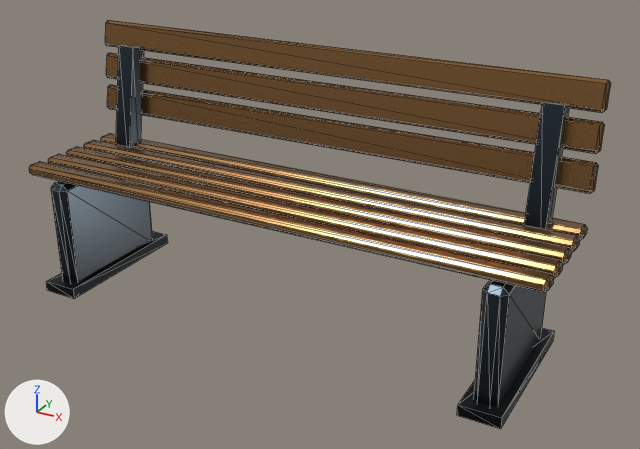
An edit to the glTF model ui/3d/system-world/v3/street-bench.lod0.glb, drawn before and after from the same camera.
The view is the same before and after, from a 50 mm camera at (1.5, -2.48, 1.64) aimed at (0.13, 0.03, 0.38). The lights are fixed; the arrows at lower left show +X, +Y and +Z. The picture after the commit comes second. Mesh edges are drawn as thin lines. Where no turn or scale is listed for an object, it has been applied to the vertices. Vertices at exactly the same position are counted once.

The scene before the commit, as lines of its bpy script (objects in view):
```python
me_mesh_0 = bpy.data.meshes.new('Mesh_0')
me_mesh_0.from_pydata(...)  # 272 vertices, 488 faces; spans x 0.0..2.0, y -0.59..0.0, z 0.0..0.95
# faces by material slot: [112, 24, 352]
me_mesh_0.materials.append(mat_city_graphite)
me_mesh_0.materials.append(mat_city_iron)
me_mesh_0.materials.append(mat_city_bronze)
ob_mesh_0 = bpy.data.objects.new('Mesh_0', me_mesh_0)
ob_mesh_0.location = (-1.0, 0.298, 0.0)
```
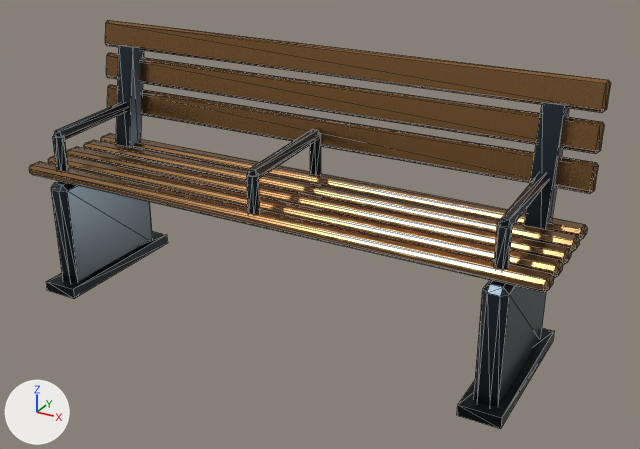
What differs and where, as boxes (x1, y1, x2, y2) in the pictures (640 x 449 px):
part 1 of me_mesh_0, added
    after: (53, 102, 128, 171)
part 2 of me_mesh_0, added
    after: (247, 129, 321, 214)
part 3 of me_mesh_0, added
    after: (494, 172, 549, 269)
part 4 of me_mesh_0, recoloured
    both: (52, 100, 581, 276)

The change in detail:
me_mesh_0 is used by ob_mesh_0; location (-1.0, 0.298, 0.0).
me_mesh_0 had 272 vertices, 488 faces and spanned x 0.0..2.0, y -0.59..0.0, z 0.0..0.95.
me_mesh_0 now has 368 vertices, 668 faces and spans x 0.0..2.0, y -0.59..0.0, z 0.0..0.95.
me_mesh_0 part 1: a new loose piece of 32 vertices spanning x 0.13..0.17, y -0.52..-0.06, z 0.47..0.66, in mat_city_graphite.
me_mesh_0 part 2: a new loose piece of 32 vertices spanning x 0.98..1.02, y -0.52..-0.06, z 0.47..0.66, in mat_city_graphite.
me_mesh_0 part 3: a new loose piece of 32 vertices spanning x 1.83..1.87, y -0.52..-0.06, z 0.47..0.66, in mat_city_graphite.
me_mesh_0 part 4: 31 kept faces spanning x 0.01..2.0, y -0.52..-0.05, z 0.46..0.69 get new vertex colours; the middle colour goes from light grey #d8d8d8 to light grey #d5d5d5.
